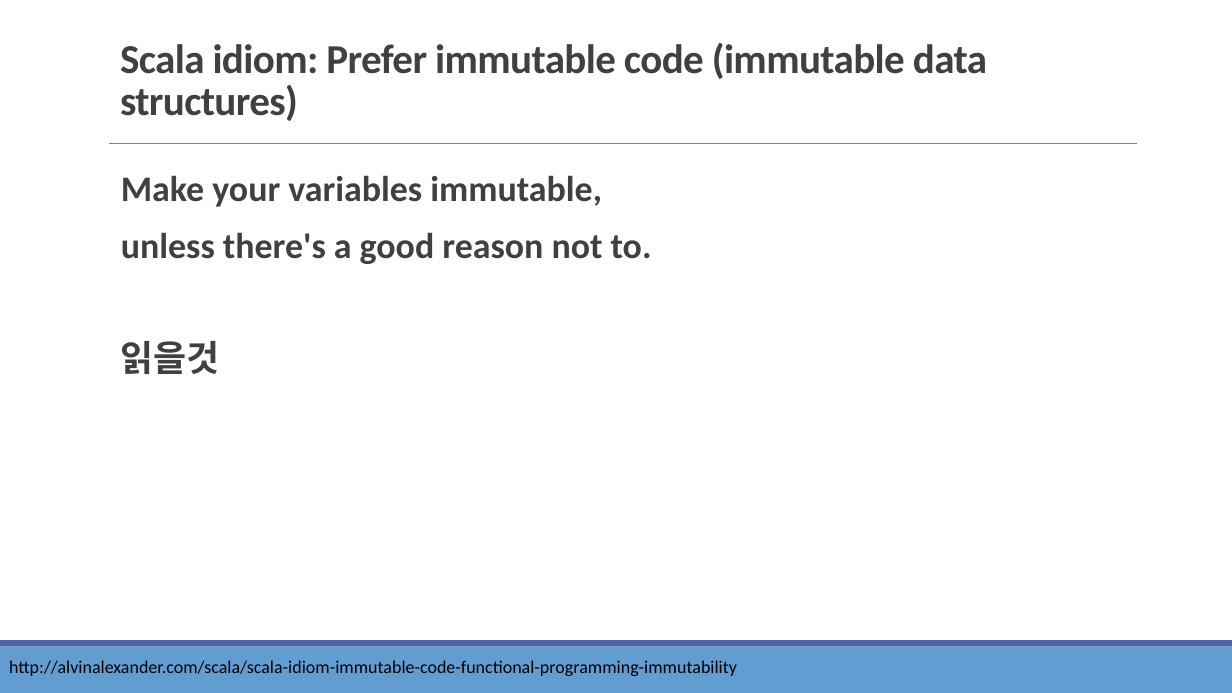
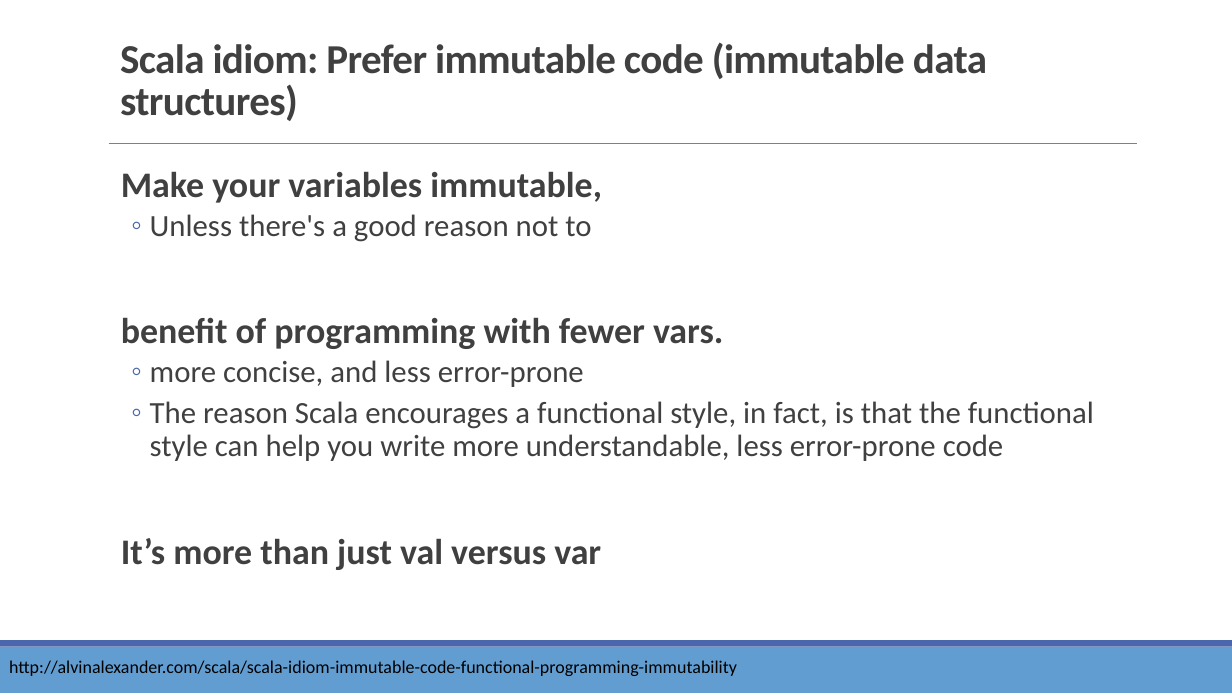
Before and after one commit to ws-choi/scala_lab, a slide deck: slide 13 of lecture/Week 1/week1-1.pptx. Drawn at 1232x693 pixels with LibreOffice and Linux fonts; fonts in the diff are those of the drawing. Boxes give left, top, right and bottom in pixels: in the first picture for what was removed or moved away, otherwise in the second. Text is boxed around its words. In the diff, an @@ line names an element or a change of style, - is before the commit and + after.

```diff
--- a/lecture/Week 1/week1-1.pptx
+++ b/lecture/Week 1/week1-1.pptx
@@ text at [121,171,602,203]: line spacing 0.9 to 0.8 @@
@@ text at [121,214,1094,570]: text changed; size 28 to 24 pt; bold off @@
-  unless there's a good reason not to.
-  읽을것
+  ◦ Unless there's a good reason not to
+  benefit of programming with fewer vars.
+  ◦ more concise, and less error-prone
+  ◦ The reason Scala encourages a functional style, in fact, is that the functional style can help you write more understandable, less error-prone code
+  It’s more than just val versus var
```
Also in this commit, not shown: 3 other files.
